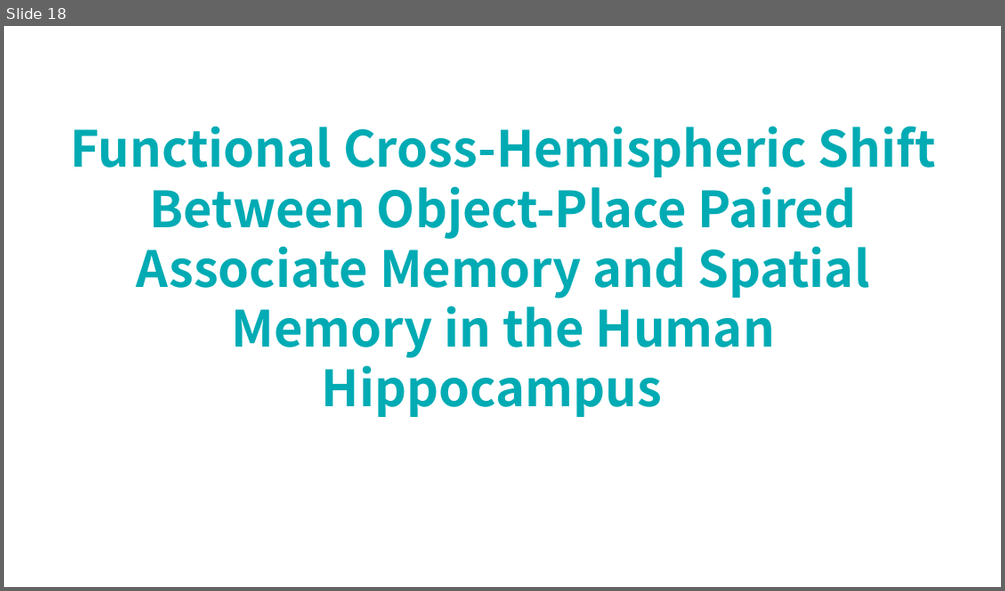
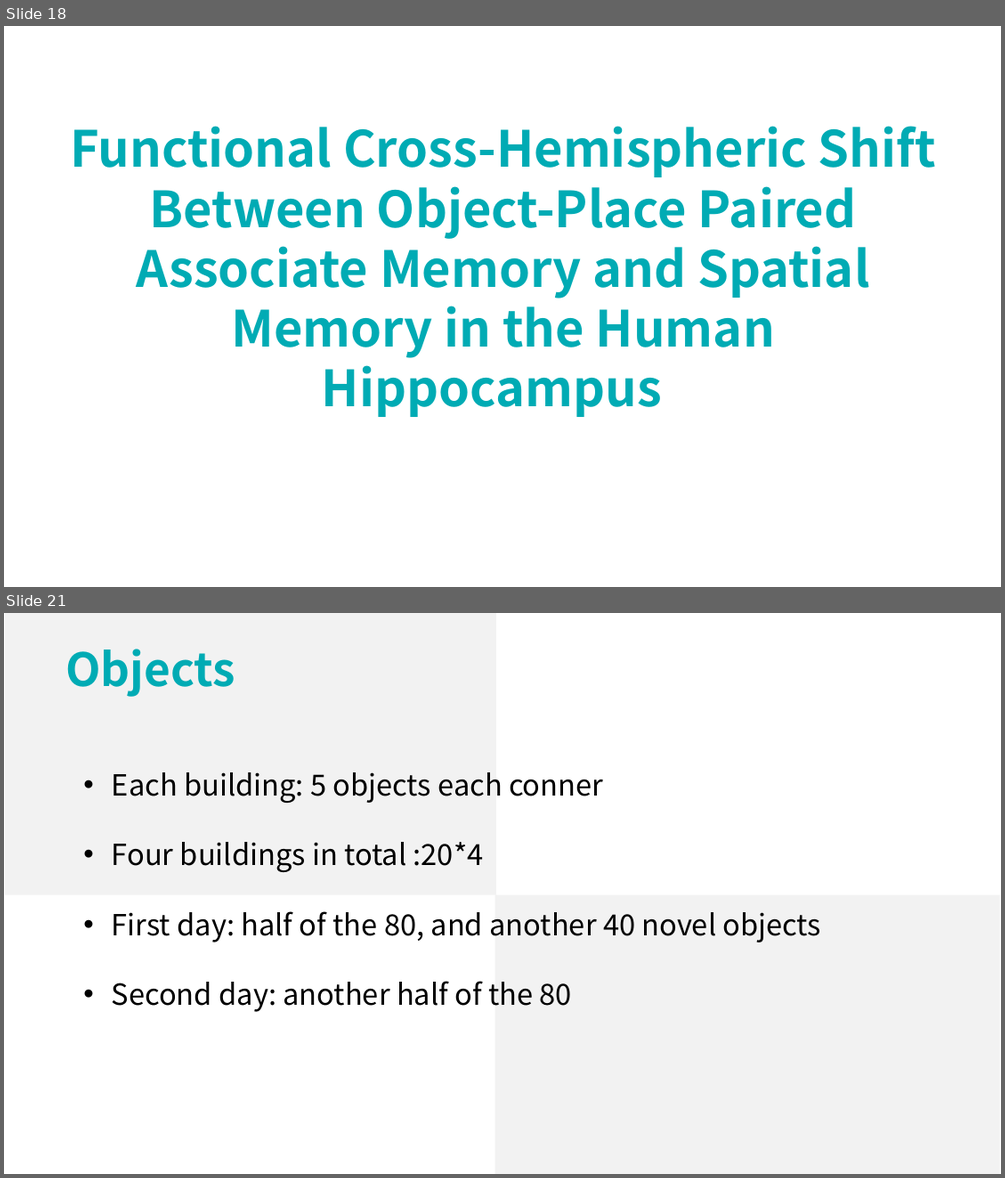
Before and after one commit to lsyoath/sheepy, a slide deck: Event/Lateralization.pptx. Shown one above the other, each under a label of ours: slide 18 before the commit, slides 18 and 21 after it; the slides between them are not shown. The pictures are 1005x591 and 1005x1178 pixels, drawn with LibreOffice and Linux fonts; fonts in the diff are those of the drawing. Boxes give left, top, right and bottom in pixels: in the first picture for what was removed or moved away, otherwise in the second. Text is boxed around its words. In the diff, an @@ line names an element or a change of style, - is before the commit and + after.

```diff
--- a/Event/Lateralization.pptx
+++ b/Event/Lateralization.pptx
@@ slide 21 added at box(4, 613, 1001, 1174), background #FFFFFF @@
@@ rectangle added at box(5, 613, 496, 895), fill #F2F2F2 @@
@@ text added at box(65, 649, 235, 697), 44 pt, text #00ABB4, bold @@
+Objects
@@ text added at box(112, 772, 821, 1012), 28 pt, text #000000 @@
+• Each building: 5 objects each conner
+• Four buildings in total :20*4
+• First day: half of the 80, and another 40 novel objects
+• Second day: another half of the 80
@@ rectangle added at box(495, 895, 1000, 1174), fill #F2F2F2 @@
```
Also in this commit, not shown: 1 slide changed, 21 other slides added, 10 slides removed.
